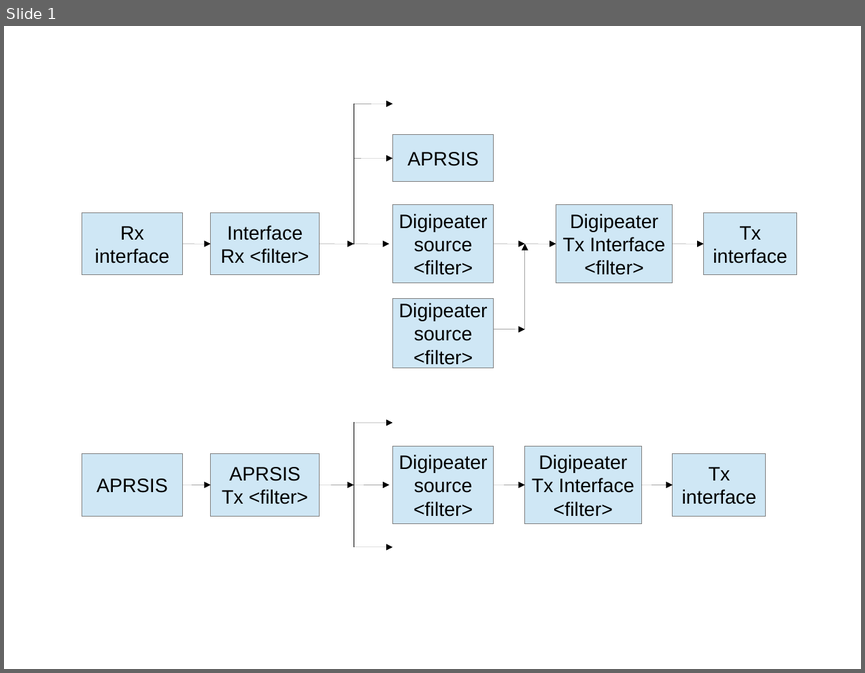
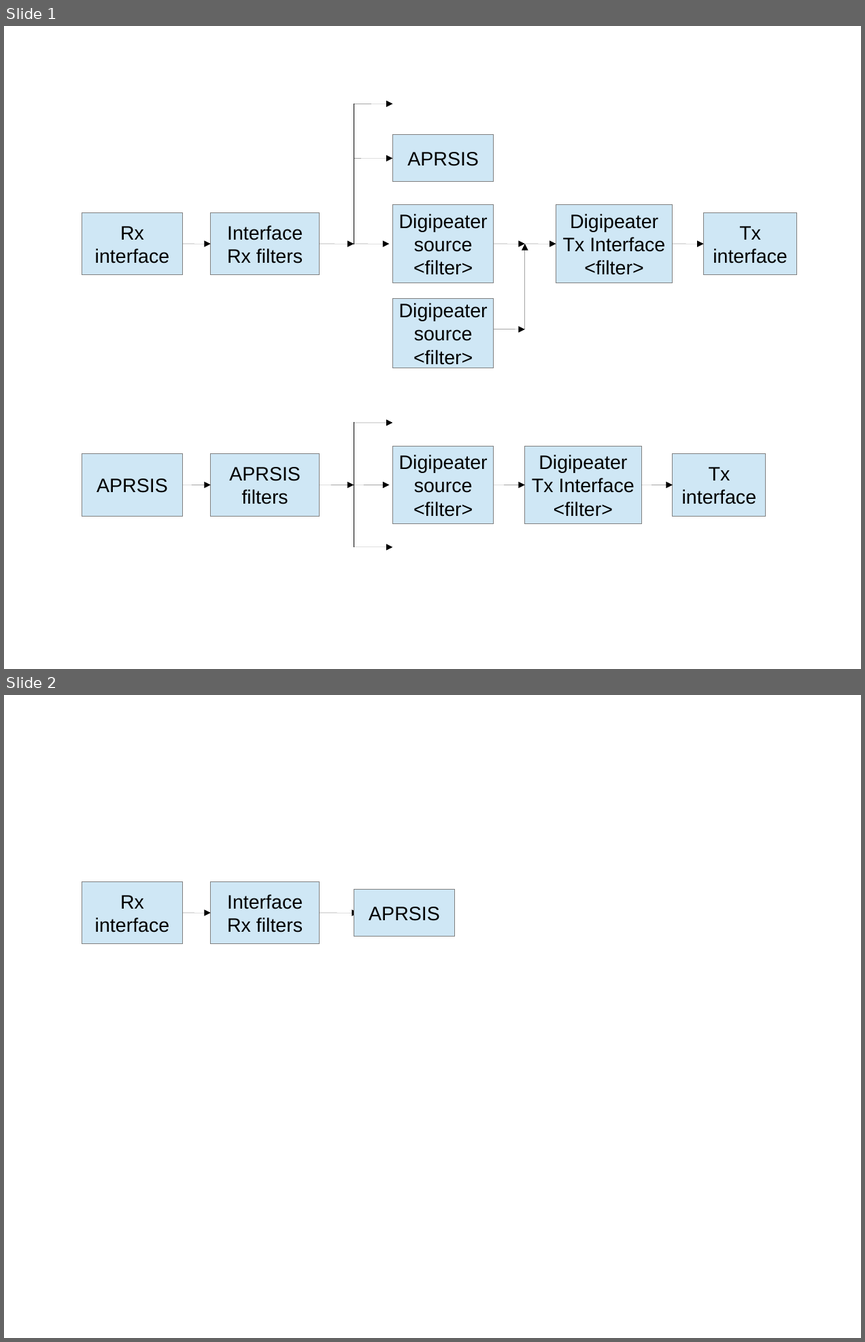
Before and after one commit to PhirePhly/aprx, a slide deck: doc/aprx-manual-pics.odp. Shown one above the other, each under a label of ours: slide 1 before the commit, slides 1 and 2 after it. The pictures are 865x673 and 865x1342 pixels, drawn with LibreOffice and Linux fonts; fonts in the diff are those of the drawing. Boxes give left, top, right and bottom in pixels: in the first picture for what was removed or moved away, otherwise in the second. Text is boxed around its words. In the diff, an @@ line names an element or a change of style, - is before the commit and + after.

```diff
--- a/doc/aprx-manual-pics.odp
+++ b/doc/aprx-manual-pics.odp
@@ slide 2 added at [4, 695, 861, 1338], background #FFFFFF @@
@@ rectangle added at [82, 881, 183, 944], fill #CFE7F5, outline #808080 0 pt, 18 pt, text #000000 @@
+Rx
+interface
@@ rectangle added at [211, 881, 320, 944], fill #CFE7F5, outline #808080 0 pt, 18 pt, text #000000 @@
+Interface
+Rx filters
@@ rectangle added at [354, 889, 455, 936], fill #CFE7F5, outline #808080 0 pt, 18 pt, text #000000 @@
+APRSIS
@@ arrow added from (183, 913) to (211, 913), #000000 0 pt @@
@@ arrow added from (320, 913) to (358, 913), #000000 0 pt @@
@@ slide 1 changed as well @@
@@ text in rectangle at [227, 248, 303, 263]: text changed @@
-Rx <filter>
+Rx filters
@@ text in rectangle at [242, 489, 288, 504]: text changed @@
-Tx <filter>
+filters
```
Also in this commit, not shown: 4 other slides added, 2 other files.
